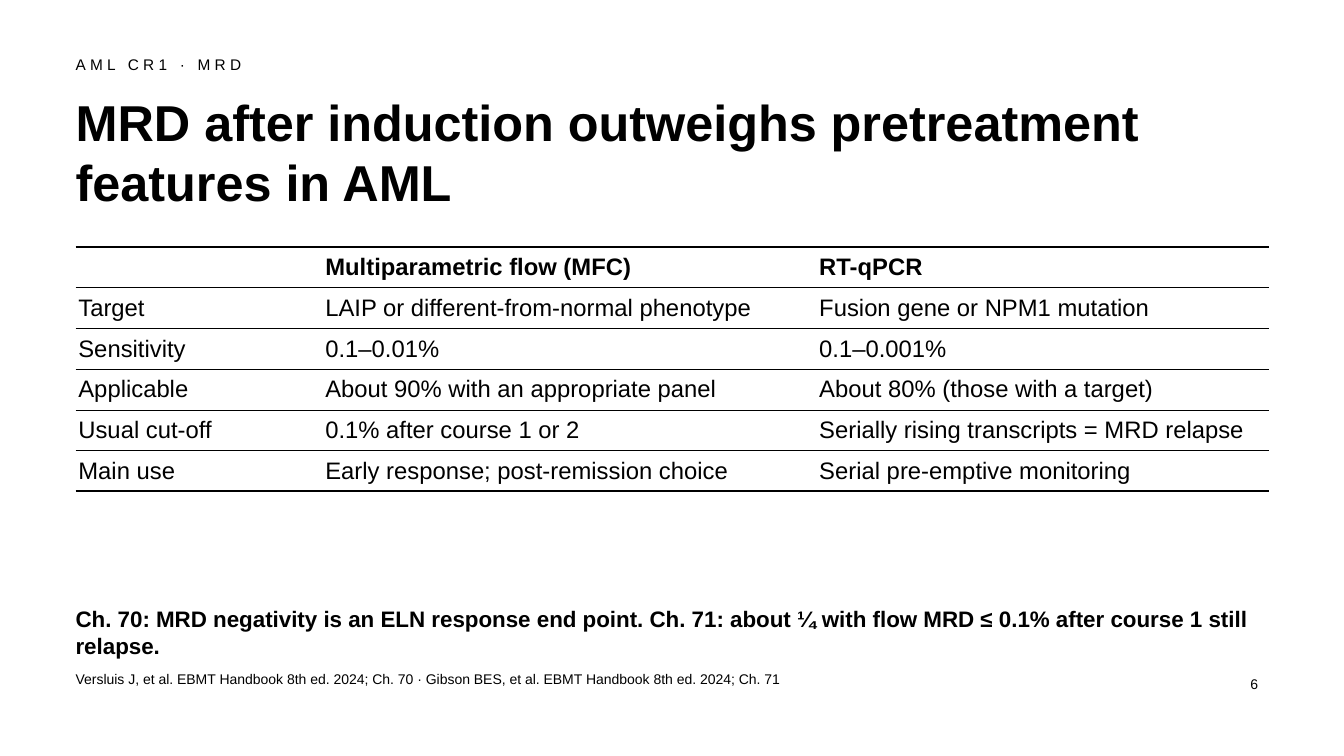
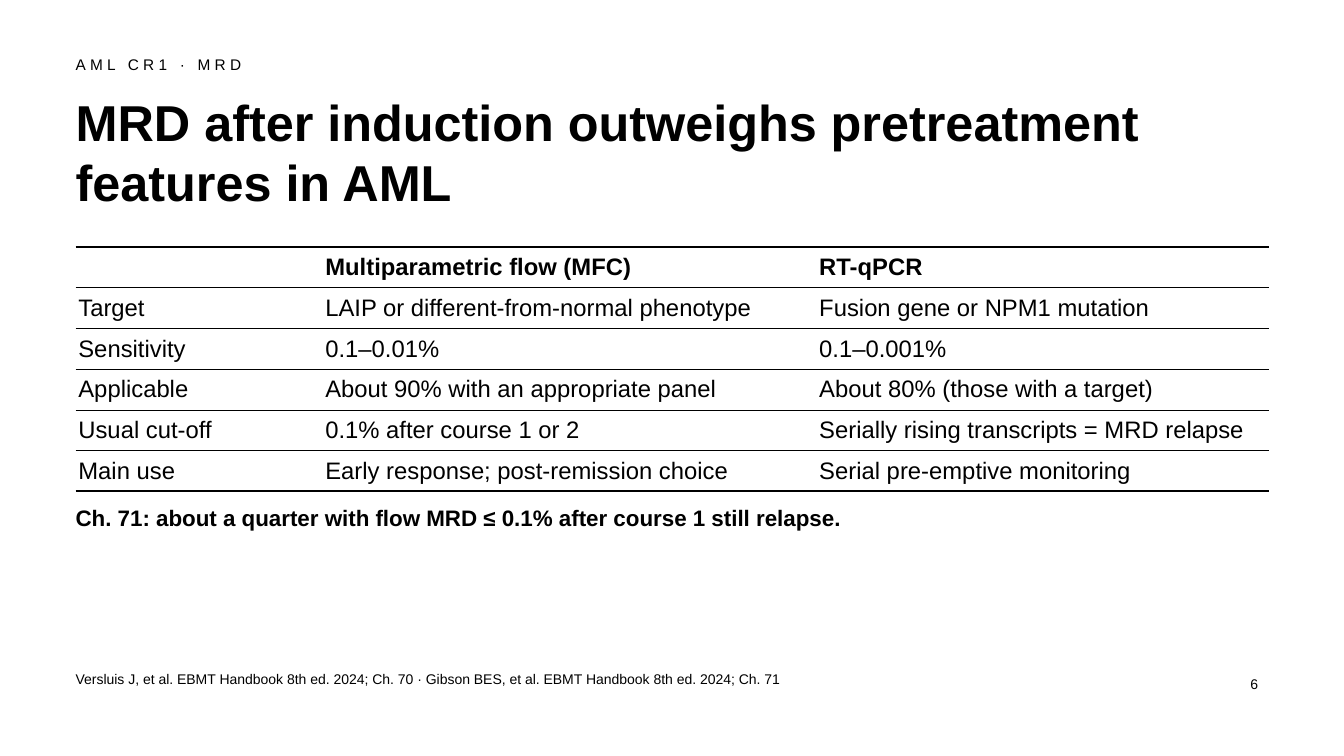
Before and after one commit to htlin222/ebmt-handbook-skill, a slide deck: slide 6 of slides/decks/s21-aml.pptx. Drawn at 1344x756 pixels with LibreOffice and Linux fonts; fonts in the diff are those of the drawing. Boxes give left, top, right and bottom in pixels: in the first picture for what was removed or moved away, otherwise in the second. Text is boxed around its words. In the diff, an @@ line names an element or a change of style, - is before the commit and + after.

```diff
--- a/slides/decks/s21-aml.pptx
+++ b/slides/decks/s21-aml.pptx
@@ text at (x1=76, y1=509, x2=840, y2=531): text changed @@
-Ch. 70: MRD negativity is an ELN response end point. Ch. 71: about ¼ with flow MRD ≤ 0.1% after course 1 still relapse.
+Ch. 71: about a quarter with flow MRD ≤ 0.1% after course 1 still relapse.
```
Also in this commit, not shown: 2 other slides changed, 9 other files.
